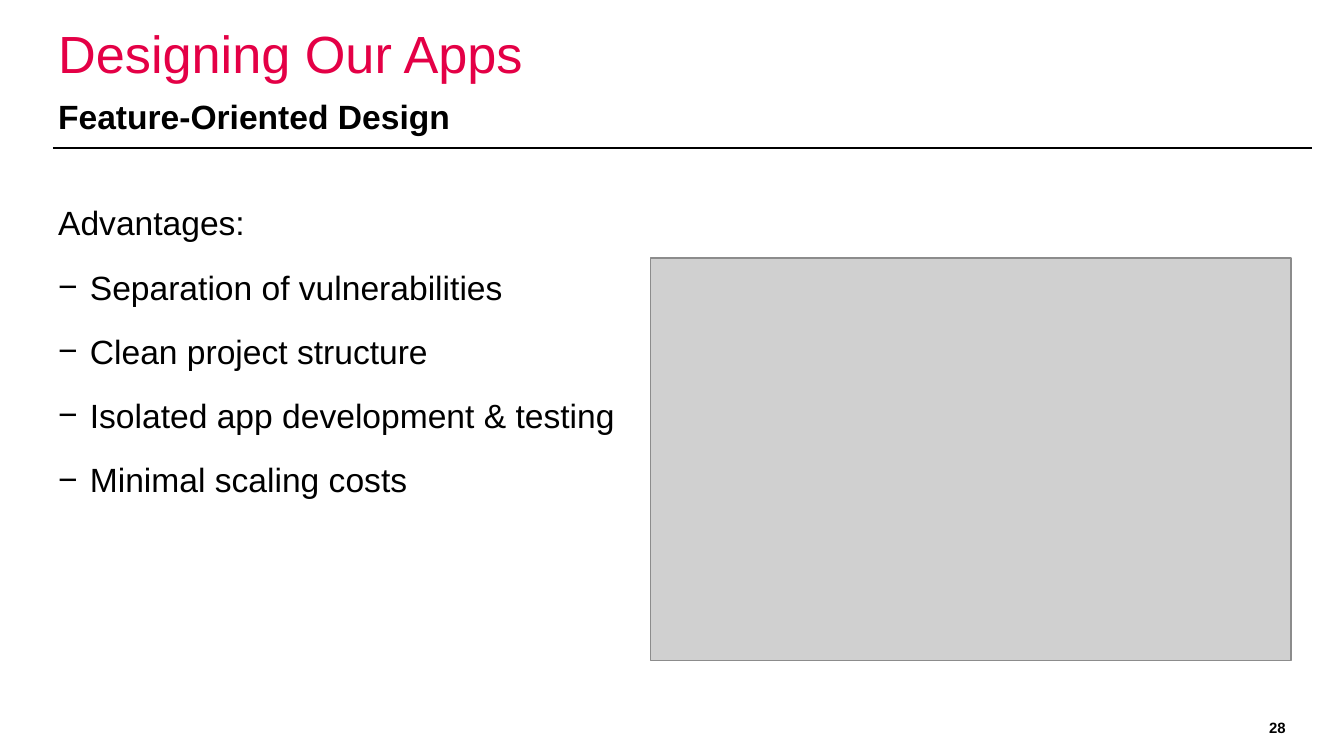
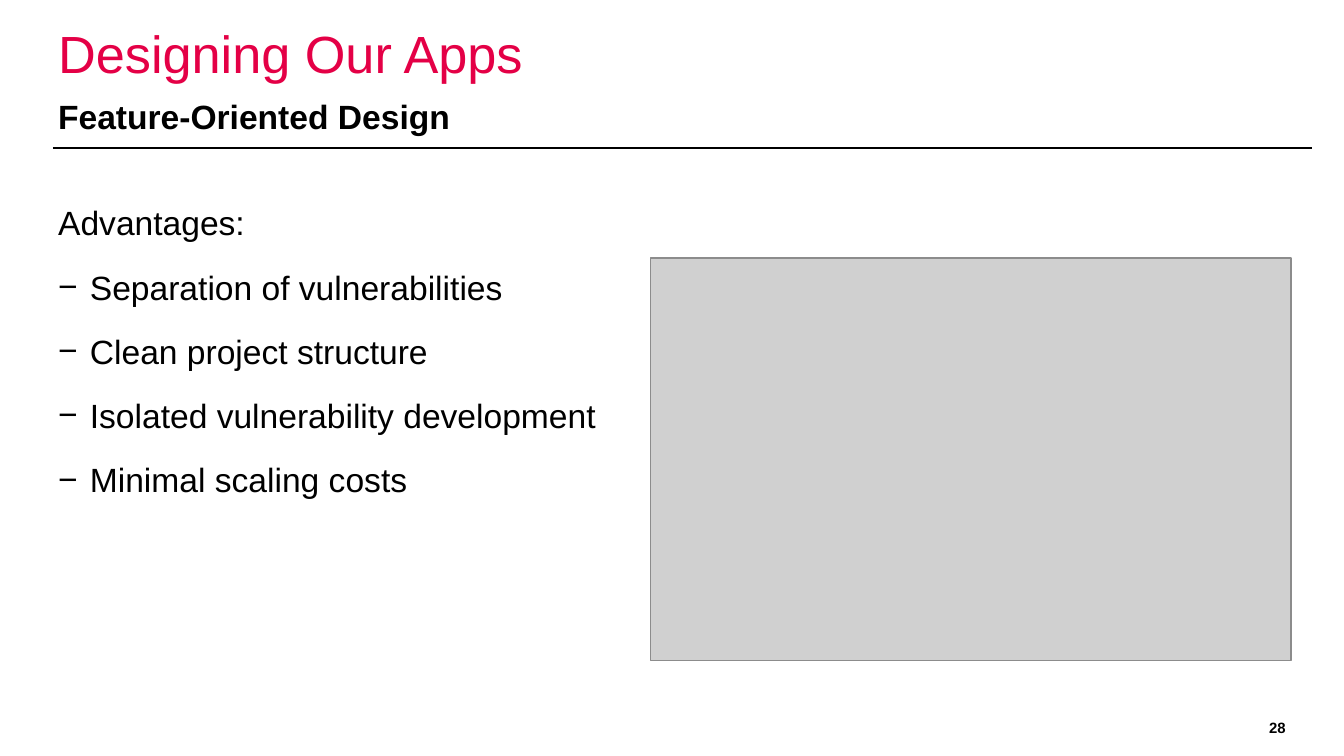
Before and after one commit to domi-cmd/Reference_Application_for_OWASP_MASTG, a slide deck: slide 28 of dev_documents/presentation/ba_thesis_presentation_kronig.pptx. Drawn at 1344x756 pixels with LibreOffice and Linux fonts; fonts in the diff are those of the drawing; grey boxes stand for pictures; background and template pictures are left out. Boxes give left, top, right and bottom in pixels: in the first picture for what was removed or moved away, otherwise in the second. Text is boxed around its words. In the diff, an @@ line names an element or a change of style, - is before the commit and + after.

Commit message:
Fixed typos in the BA thesis presentation, did slight adjustments to the bullet points in introduction and design section

```diff
--- a/dev_documents/presentation/ba_thesis_presentation_kronig.pptx
+++ b/dev_documents/presentation/ba_thesis_presentation_kronig.pptx
@@ text at [90,403,595,434]: text changed @@
-− Isolated app development & testing
+− Isolated vulnerability development
```
Also in this commit, not shown: 3 other slides changed.
